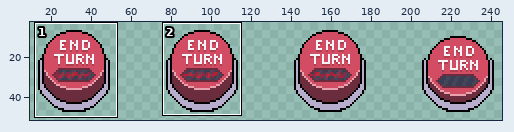
Sprite sheet, stored at Assets/Sprites/UI/SkipTurnButtonV2.png. The first picture is a wide view before the edit; the outline marks the close-up.
Close-up. Before the commit:
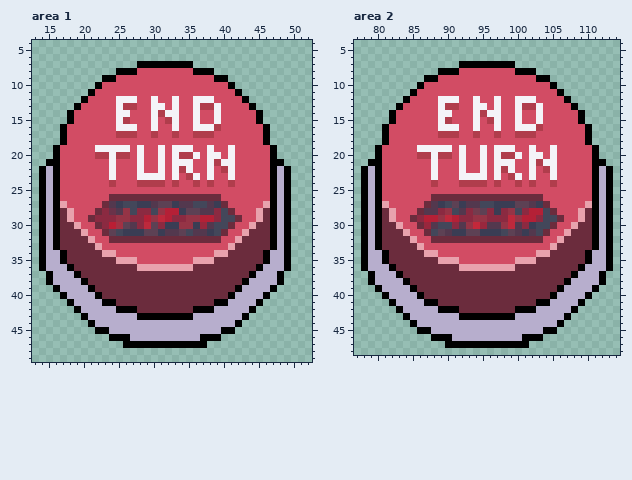
The file is 256x64 pixels. Shown: area 1: x 13..52, y 4..49; area 2: x 77..114, y 4..48. The wide view leaves out empty margins. The commit also changed other parts of the picture, which this record leaves out.
New version:
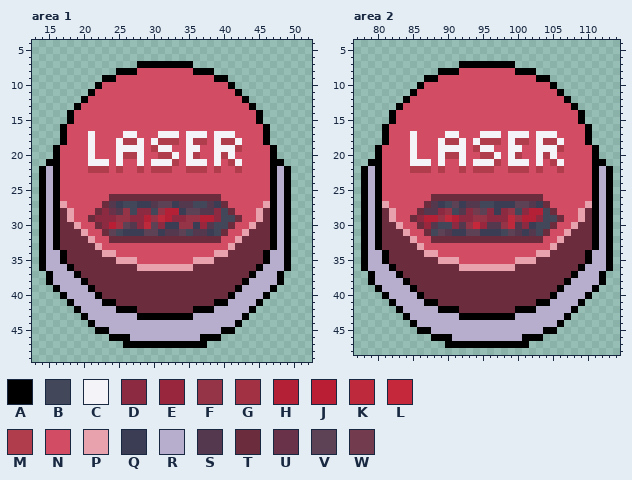
Palette (. is transparent): A #000000  B #43475a  C #f4f3f8  D #8b2a41  E #98273d  F #953446  G #a23143  H #b42036  J #ba1e34  K #be293c  L #c4283a  M #b03d4c  N #d24c64  P #e8a2ad  Q #3a3d54  R #b7aecd  S #53384e  T #6b2c3d  U #6a3249  V #5d4154  W #733c4e
Difference:
Changed rows in their new state; - is an unchanged pixel.
Area 1:
first column x 21:
12 ----NNN--N--N--NNN----
13 ----NNN--NN-N--NNNN---
14 ----NN---NNNN--N--N---
15 ----NN---N-NN--N--N---
16 ----NNN--N--N--NNNN---
17 C---NCC--NCCC-CCCNCCC-
18 C---CMMC-CMMM-CMM-CMMC
19 CNNN--C--M-CNN-C-NCC-M
20 CNNNC-M---MM-NCM-N-M--
21 CCCNC----C-CMN-CCNCNMC
22 MMMNM--M-MMMNNMMMNMNNM
23 ---N---NNNN-N-NN-N--N-
24 ---N---NNNN-N--N-N--N-
Area 2:
first column x 85:
12 ----NNN--N--N--NNN----
13 ----NNN--NN-N--NNNN---
14 ----NN---NNNN--N--N---
15 ----NN---N-NN--N--N---
16 ----NNN--N--N--NNNN---
17 C---NCC--NCCC-CCCNCCC-
18 C---CMMC-CMMM-CMM-CMMC
19 CNNN--C--M-CNN-C-NCC-M
20 CNNNC-M---MM-NCM-N-M--
21 CCCNC----C-CMN-CCNCNMC
22 MMMNM--M-MMMNNMMMNMNNM
23 ---N---NNNN-N-NN-N--N-
24 ---N---NNNN-N--N-N--N-
Changed places in both close-ups, as pixel boxes (x1, y1, x2, y2):
changed: (88, 96, 242, 187)
changed: (410, 96, 564, 187)
